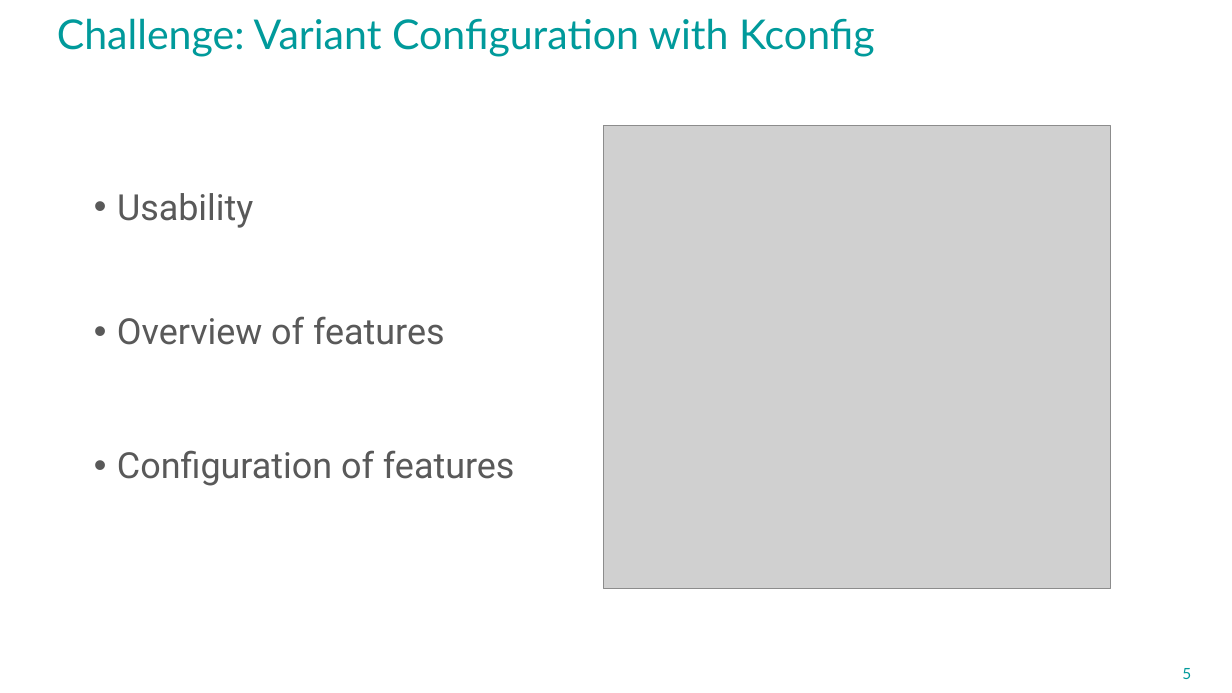
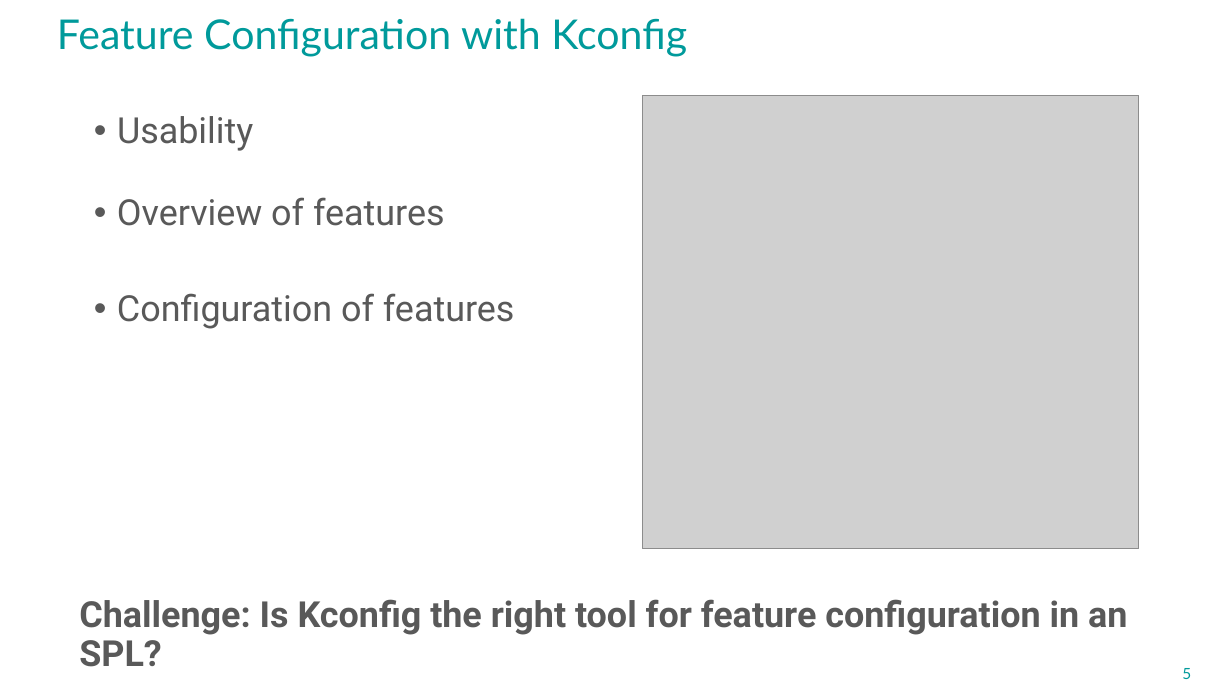
Before and after one commit to avengineers/SPLC2023, a slide deck: slide 5 of Challenges_at_Marquardt.pptx. Drawn at 1232x693 pixels with LibreOffice and Linux fonts; fonts in the diff are those of the drawing; grey boxes stand for pictures; background and template pictures are left out. Boxes give left, top, right and bottom in pixels: in the first picture for what was removed or moved away, otherwise in the second. Text is boxed around its words. In the diff, an @@ line names an element or a change of style, - is before the commit and + after.

```diff
--- a/Challenges_at_Marquardt.pptx
+++ b/Challenges_at_Marquardt.pptx
@@ title at (57, 18, 687, 57): text changed @@
-Challenge: Variant Configuration with Kconfig
+Feature Configuration with Kconfig
@@ text "Usability": place and size @@
-text "Usability" at (117, 193, 253, 228)
+text "Usability" at (117, 116, 253, 151)
@@ picture: place and size @@
-picture at (604, 126, 1110, 589)
+picture at (642, 95, 1139, 549)
@@ text "Overview of features": place and size @@
-text "Overview of features" at (117, 316, 445, 345)
+text "Overview of features" at (117, 197, 445, 226)
@@ text "Configuration of features": place and size @@
-text "Configuration of features" at (117, 450, 515, 486)
+text "Configuration of features" at (117, 293, 515, 329)
@@ text added at (79, 599, 1127, 667), 28 pt, text #595959, bold @@
+Challenge: Is Kconfig the right tool for feature configuration in an SPL?
```
Also in this commit, not shown: 2 other slides changed, 1 other file.
